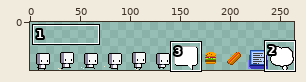
Sprite sheet, stored at resources/sprites/spritesheet.png. The picture above shows the old version from afar; the outline marks the close-up.
Close-up. Before the commit:
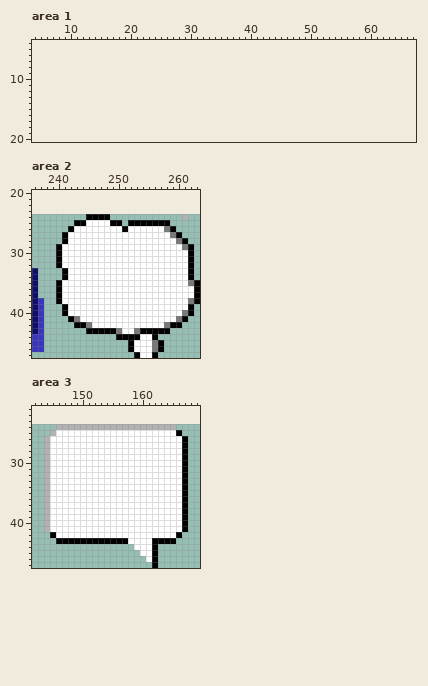
The file is 264x24 pixels. Colours within 5 levels of each other are drawn and written as one. Shown: area 1: x 4..67, y 4..20; area 2: x 236..263, y 20..47; area 3: x 142..169, y 21..47. The old version is drawn lined up with the new one, on the new canvas.
After the commit:
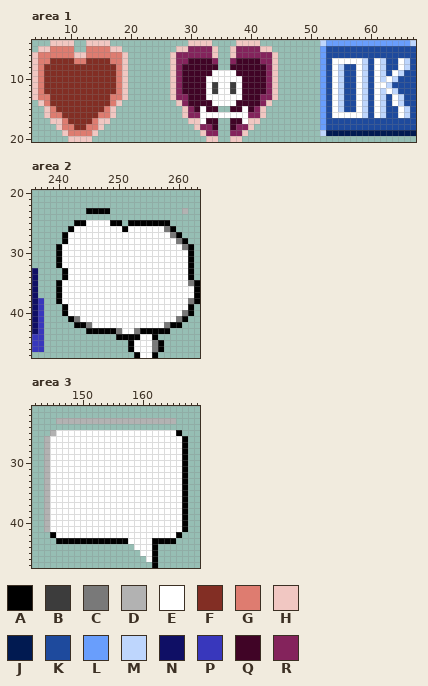
Palette (. is transparent): A #000000  B #3c3c3c  C #797979  D #b2b2b2  E #ffffff  F #822e24  G #de7c70  H #f1c7c2  J #011a51  K #1e4a9d  L #699efc  M #bed6fd  N #0f0f65  P #3837bc  Q #400426  R #84235c
Difference:
canvas 264x24 -> 264x48, the old top-left corner now at 0,24
Changed rows in their new state; - is an unchanged pixel.
Area 1:
first column x 4:
 4 ---HHHH--HHHH-------------HHHH----HHHH----------MLLLLLLLLLLLLLLM
 5 -HHGGGG--GGGGHH---------HHRRRRH--HRRRRHH--------LKKKKKKKKKKKKKKK
 6 HGGGGGGHHGGGGGGH-------HRRRRRRH--HRRRRRRH-------LKKKKKKKKKKKKKKK
 7 HGGFFFFGGFFFFGGH-------HRRQQQQR--RQQQQRRH-------LKEEEEEMKEMKKEMK
 8 HGFFFFFFFFFFFFGH-------HRQQQQQQ--QQQQQQRH-------LKEMKKEMKEMKKEMK
 9 HGFFFFFFFFFFFFGH-------HRQQQQQEEEEQQQQQRH-------LKEMKKEMKEMKEMKK
10 HGFFFFFFFFFFFFGH-------HRQQQQEEEEEEQQQQRH-------LKEMKKEMKEMEMKKK
11 HGFFFFFFFFFFFFGH-------HRQQQQEBEEBEQQQQRH-------LKEMKKEMKEEMKKKK
12 HGFFFFFFFFFFFFGH-------HRQQQQEBEEBEQQQQRH-------LKEMKKEMKEMEMKKK
13 HGGFFFFFFFFFFGGH-------HRRQQQEEEEEEQQQRRH-------LKEMKKEMKEMKEMKK
14 -HGFFFFFFFFFFGH---------HRQQQQEEEEQQQQRH--------LKEMKKEMKEMKEMKK
15 --HGFFFFFFFFGH-----------HRQEQQ--QQEQRH---------LKEMKKEMKEMKKEMK
16 --HGGFFFFFFGGH-----------HRREEEEEEEERRH---------LKEEEEEMKEMKKEMK
17 ---HHGFFFFGHH-------------HHEQQ--QQEHH----------LKKKKKKKKKKKKKKK
18 ----HGGFFGGH---------------HRRQ--QRRH-----------LKKKKKKKKKKKKKKK
19 -----HGGGGH-----------------HRR--RRH------------MJJJJJJJJJJJJJJJ
20 ------HHHH-------------------HH--HH-----------------------------
Area 2:
first column x 245:
23 AAAA------------D
24 ....------------.
Area 3:
first column x 146:
23 DDDDDDDDDDDDDDDDDDDD
24 ....................
Changed places in both close-ups, as pixel boxes (x1, y1, x2, y2):
added: (32, 40, 128, 142)
added: (170, 40, 278, 142)
added: (320, 40, 416, 136)
changed: (86, 208, 110, 220)
changed: (182, 208, 188, 220)
changed: (56, 418, 176, 430)
